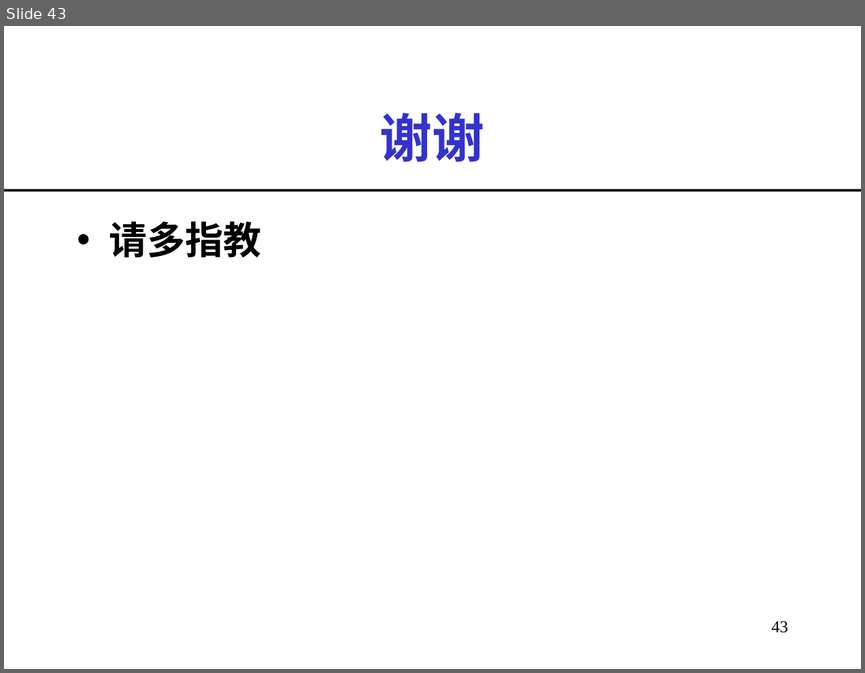
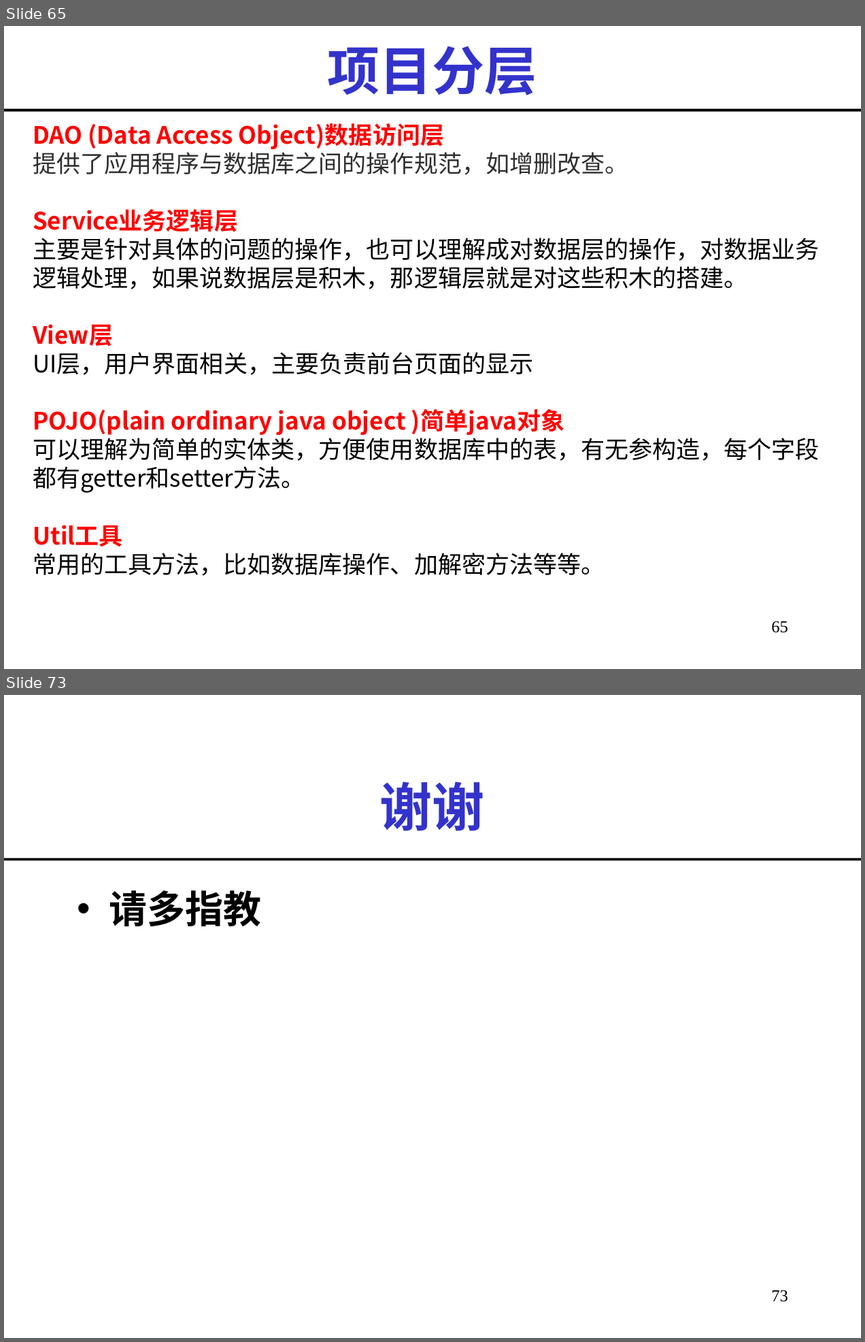
Before and after one commit to imwyw/Java, a slide deck: PPT/javaCh07_数据库连接.ppt. Shown one above the other, each under a label of ours: slide 43 before the commit, slides 65 and 73 after it; the slides between them are not shown. The pictures are 865x673 and 865x1342 pixels, drawn with LibreOffice and Linux fonts; fonts in the diff are those of the drawing. Boxes give left, top, right and bottom in pixels: in the first picture for what was removed or moved away, otherwise in the second. Text is boxed around its words. In the diff, an @@ line names an element or a change of style, - is before the commit and + after.

Commit message:
java 数据库连接

```diff
--- a/PPT/javaCh07_数据库连接.ppt
+++ b/PPT/javaCh07_数据库连接.ppt
@@ slide 65 added at [4,26,861,669], background #FFFFFF @@
@@ title added at [328,46,537,95], 44 pt, text #3333CC, bold @@
+项目分层
@@ line added from (4, 110) to (861, 110), #000000 2.24 pt @@
@@ text added at [33,123,819,575], 20 pt, text #000000 @@
+DAO (Data Access Object)数据访问层
+提供了应用程序与数据库之间的操作规范，如增删改查。
+Service业务逻辑层
+主要是针对具体的问题的操作，也可以理解成对数据层的操作，对数据业务逻辑处理，如果说数据层是积木，那逻辑层就是对这些积木的搭建。
+View层
+UI层，用户界面相关，主要负责前台页面的显示
+POJO(plain ordinary java object )简单java对象
+可以理解为简单的实体类，方便使用数据库中的表，有无参构造，每个字段都有getter和setter方法。
+Util工具
+常用的工具方法，比如数据库操作、加解密方法等等。
@@ page number added at [771,620,788,633], 14 pt, text #000000 @@
+65
@@ what was slide 43 is now slide 73 @@
@@ page number at [771,1289,788,1302]: text changed @@
-43
+73
```
Also in this commit, not shown: 1 slide changed, 29 other slides added, 8 other files.
